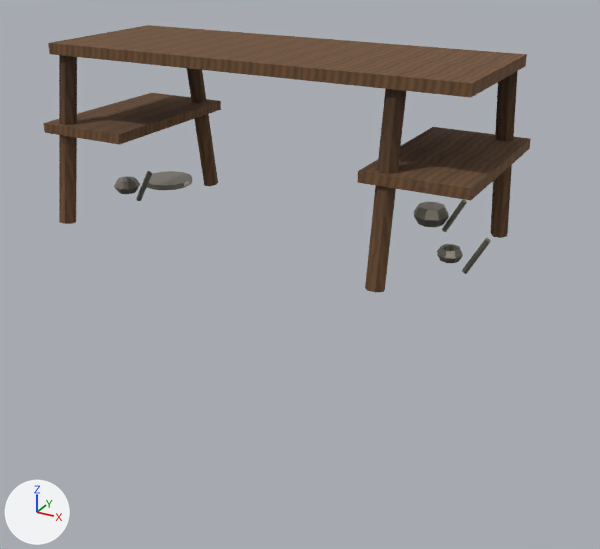
The glTF model assets/models/stall/trestle_metal.glb: old version first, new version second.
One viewpoint serves both versions: a 50 mm lens placed at (1.66, -2.93, 2.17), pointed at (0.07, -0.02, 0.72). Every picture has the same lights, and +X, +Y and +Z are marked at lower left. The first picture is the older version. Where no turn or scale is listed for an object, it has been applied to the vertices. Vertices at exactly the same position are counted once.

The first picture shows 'trestle_metal'.
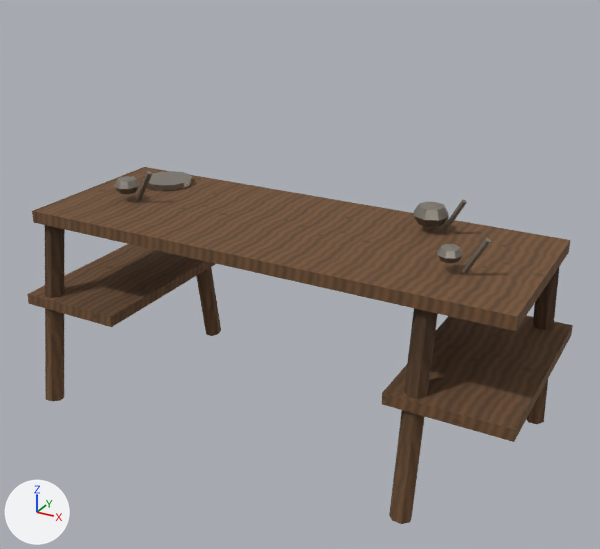
Where the newer file only moved an object's origin or applied its transform, the numbers keep the older frame.

Boxes [x1, y1, x2, y2] around the edits, measured in the pictures (600 x 549 px; the box of a moved part takes in the faces that stretch with it):
'trestle_metal', reshaped (12% wider, 33% taller): before [43, 25, 531, 293]; after [27, 167, 573, 524]
part 1 of me_cylinder, moved or reshaped: before [59, 55, 77, 224]; after [45, 225, 65, 401]
part 2 of me_cylinder, moved or reshaped: before [187, 68, 218, 186]; after [196, 267, 221, 336]
part 3 of me_cylinder, moved or reshaped: before [43, 93, 221, 145]; after [27, 244, 215, 327]
part 4 of me_cylinder, moved or reshaped: before [365, 89, 406, 293]; after [389, 308, 438, 524]
part 5 of me_cylinder, moved or reshaped: before [491, 71, 518, 238]; after [527, 266, 560, 424]
part 6 of me_cylinder, moved or reshaped: before [357, 127, 531, 201]; after [382, 315, 573, 442]
part 7 of me_cylinder, moved or reshaped: before [48, 25, 527, 98]; after [32, 167, 570, 331]

What changed in the scene script:
```text
Change me_cylinder:
    used by ob_trestle_metal; location = (-0.924, 0.338, 0.933)
    remove me_cylinder.from_pydata(...)  # 222 vertices, 388 faces; spans x 0.0..1.84, y -0.82..0.0, z 0.0..0.74
    add me_cylinder.from_pydata(...)  # 222 vertices, 388 faces; spans x -0.23..2.07, y -0.85..0.18, z -0.93..0.15
    me_cylinder part 1: the loose piece of 14 vertices spanning x 0.05..0.12, y -0.82..-0.64, z 0.0..0.72 is scaled about its middle by 1.25, then moved by (-0.2, 0.0, -0.84)
    me_cylinder part 2: the loose piece of 14 vertices spanning x 0.28..0.35, y -0.18..0.0, z 0.0..0.72 is scaled about its middle by 1.25, then moved by (-0.15, 0.16, -0.84)
    me_cylinder part 3: the loose piece of 8 vertices spanning x 0.0..0.4, y -0.77..-0.05, z 0.38..0.42 is scaled about its middle by 1.25, then moved by (-0.18, 0.08, -0.83)
    me_cylinder part 4: the loose piece of 14 vertices spanning x 1.5..1.57, y -0.82..-0.64, z 0.0..0.72 is scaled about its middle by 1.25, then moved by (0.15, 0.0, -0.84)
    me_cylinder part 5: the loose piece of 14 vertices spanning x 1.72..1.79, y -0.18..0.0, z 0.0..0.72 is scaled about its middle by 1.25, then moved by (0.21, 0.16, -0.84)
    me_cylinder part 6: the loose piece of 8 vertices spanning x 1.44..1.84, y -0.77..-0.05, z 0.38..0.42 is scaled about its middle by 1.25, then moved by (0.18, 0.08, -0.83)
    me_cylinder part 7: the loose piece of 8 vertices spanning x 0.04..1.8, y -0.73..-0.09, z 0.7..0.74 is scaled about its middle by 1.25, then moved by (0.0, 0.08, -0.75)
```
